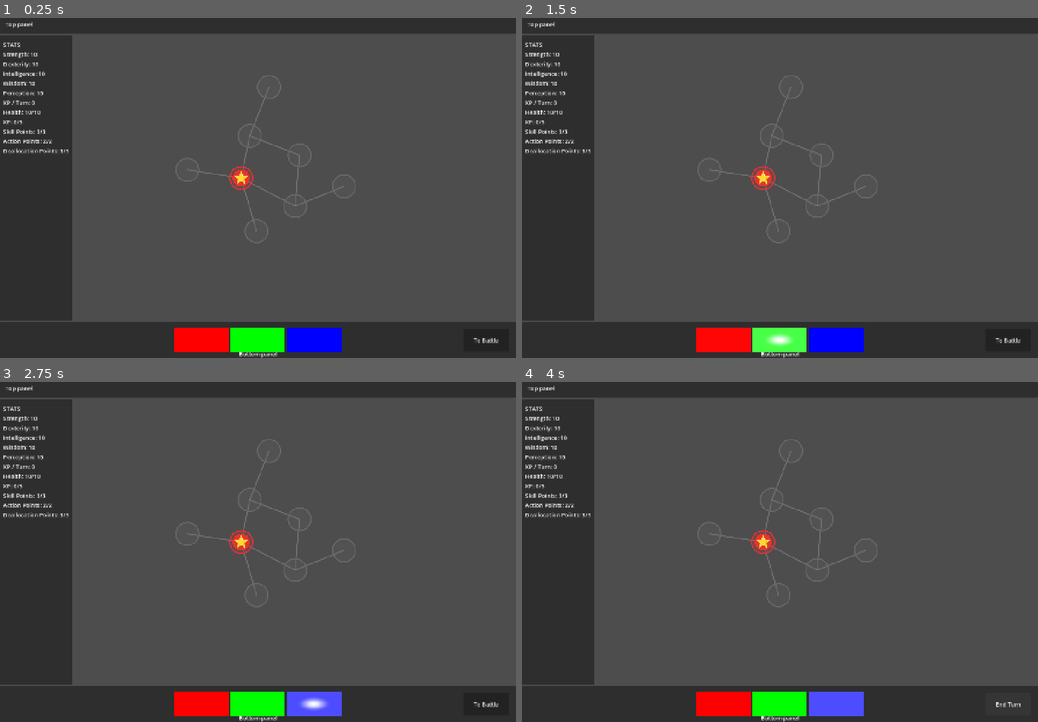
Above: before the commit, frames 1-4 (two rows, left to right).
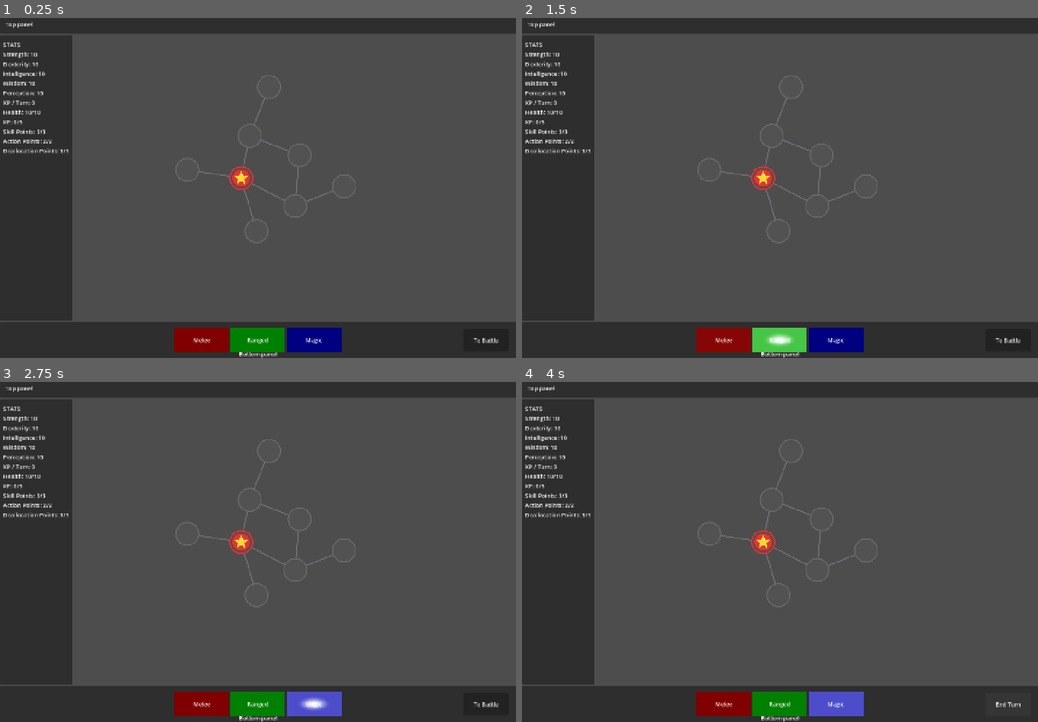
Above: after the commit, the same moments.

Repository: Koaieus/skill-tree-of-life
Game: Godot game, scene res://scenes/dev_sandbox.tscn
Two runs of this game, one before a commit and one after it. Both use one fixed random seed, a clock stepped at 60 frames per second and the inputs below.
Inputs (mouse positions are in pixels of both pictures, inside the frame that each line leads up to):
- Up to frame 1 (0.25 s): no input
- Up to frame 2 (1.5 s): click (723, 341) at 0.5 s; click (780, 341) at 1.25 s
- Up to frame 3 (2.75 s): click (314, 705) at 2 s
- Up to frame 4 (4 s): click "To Battle" at 2.75 s; click "Consolidate" at 3.5 s

The runs differ from the first frame. In frame 1, 2.4% of the frame differs, in the area x 33-67%, y 20-99%; in frame 2, 2.3%; in frame 3, 2.3%; in frame 4, 2.4%.

Commit message:
feat(graph,ui): trim edges at skill node radius; polish action buttons
Edges now shift each endpoint inward by the SkillNode's radius before
drawing, so the line cleanly stops at the node boundary. Edge also
subscribes to radius_changed to redraw on resize.

Action button shader dims the base tint to 0.5 so the active-state
brightening reads more clearly. Labels (Melee/Ranged/Magic) restored.

Co-Authored-By: Claude Opus 4.7 <noreply@anthropic.com>

Diff:
--- a/graph/edge.gd
+++ b/graph/edge.gd
@@ -38,9 +38,13 @@
 		return
 	var a := from.global_position - global_position
 	var b := to.global_position - global_position
+	var dir := (b - a).normalized()
+	var a_trim := a + dir * from.radius
+	var b_trim := b - dir * to.radius
+	if (b_trim - a_trim).dot(dir) <= 0.0:
+		return  # nodes overlap — nothing to draw
 	var c := lit_color if is_lit() else color
-	draw_line(a, b, c, width, true)
-
+	draw_line(a_trim, b_trim, c, width, true)
 
 ## Lit when both endpoints are owned by the same entity. Override in a
 ## subclass or replace the predicate later for richer states (e.g. owned
@@ -56,6 +60,8 @@
 		return
 	if not node.owner_changed.is_connected(_on_endpoint_owner_changed):
 		node.owner_changed.connect(_on_endpoint_owner_changed)
+	if not node.radius_changed.is_connected(_on_endpoint_radius_changed):
+		node.radius_changed.connect(_on_endpoint_radius_changed)
 
 
 func _disconnect_endpoint(node: SkillNode) -> void:
@@ -63,7 +69,12 @@
 		return
 	if node.owner_changed.is_connected(_on_endpoint_owner_changed):
 		node.owner_changed.disconnect(_on_endpoint_owner_changed)
+	if node.radius_changed.is_connected(_on_endpoint_radius_changed):
+		node.radius_changed.disconnect(_on_endpoint_radius_changed)
 
 
 func _on_endpoint_owner_changed() -> void:
 	queue_redraw()
+
+func _on_endpoint_radius_changed() -> void:
+	queue_redraw()
--- a/ui/action_bar/action_toggle_button.gdshader
+++ b/ui/action_bar/action_toggle_button.gdshader
@@ -12,6 +12,6 @@
 	float d = distance(UV, mouse_uv);
 	float falloff = 1.0 - smoothstep(0.0, glow_radius, d);
 	float glow = falloff * max(glow_strength, active_strength);
-	vec3 base = tint + vec3(active_strength) * 0.3;
+	vec3 base = tint * 0.5 + vec3(active_strength) * 0.3;
 	COLOR = mix(vec4(base, 1.0), GLOW_COLOR, glow);
 }
--- a/ui/action_bar/action_toggle_button.tscn
+++ b/ui/action_bar/action_toggle_button.tscn
@@ -34,7 +34,7 @@
 toggle_mode = true
 button_group = ExtResource("1_b2a6j")
 script = ExtResource("2_inglx")
-tint = Color(0.19730401, 0.50484705, 0.4734835, 1)
+tint = Color(0, 0.59229046, 0.65951425, 1)
 glow_radius = 0.31
 
 [node name="ColorRect" type="ColorRect" parent="." unique_id=726387690]
--- a/ui/ui_root.tscn
+++ b/ui/ui_root.tscn
@@ -184,14 +184,17 @@
 
 [node name="MeleeToggleButton" parent="VBoxContainer/PanelContainerBottom/MarginContainer/HBoxContainer/Control2/ActionBar" unique_id=1205266549 instance=ExtResource("4_6qk7i")]
 layout_mode = 2
+text = "Melee"
 tint = Color(1, 0, 0, 1)
 
 [node name="RangedToggleButton" parent="VBoxContainer/PanelContainerBottom/MarginContainer/HBoxContainer/Control2/ActionBar" unique_id=1223590152 instance=ExtResource("4_6qk7i")]
 layout_mode = 2
+text = "Ranged"
 tint = Color(0, 1, 0, 1)
 
 [node name="MagicToggleButton" parent="VBoxContainer/PanelContainerBottom/MarginContainer/HBoxContainer/Control2/ActionBar" unique_id=2044187866 instance=ExtResource("4_6qk7i")]
 layout_mode = 2
+text = "Magic"
 tint = Color(0, 0, 1, 1)
 
 [node name="Control3" type="Control" parent="VBoxContainer/PanelContainerBottom/MarginContainer/HBoxContainer" unique_id=1768707412]
